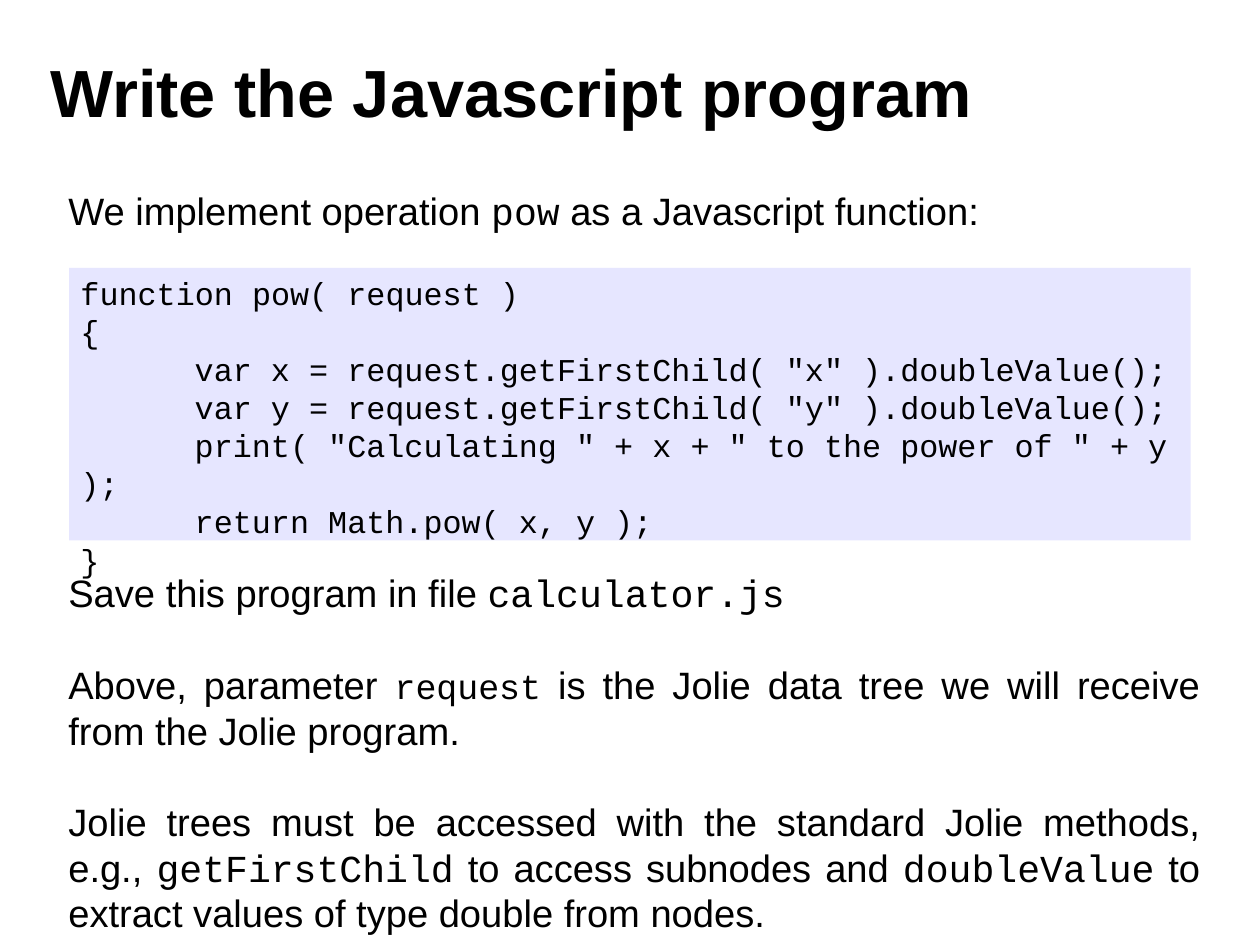
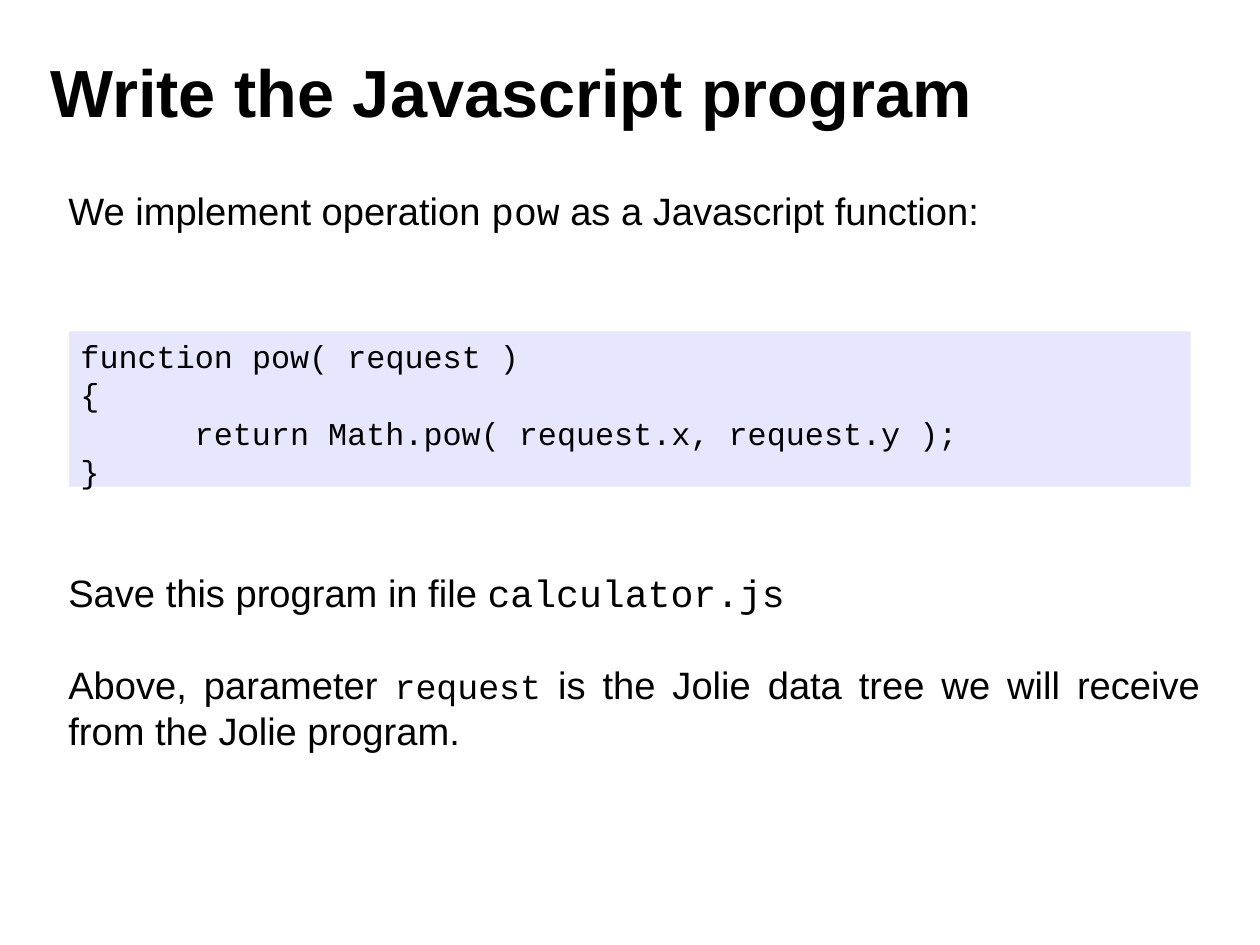
Before and after one commit to jolie/website, a slide deck: slide 4 of www/presentations/javascript.odp. Drawn at 1260x945 pixels with LibreOffice and Linux fonts; fonts in the diff are those of the drawing. Boxes give left, top, right and bottom in pixels: in the first picture for what was removed or moved away, otherwise in the second. Text is boxed around its words. In the diff, an @@ line names an element or a change of style, - is before the commit and + after.

Commit message:
New javascript interface

```diff
--- a/www/presentations/javascript.odp
+++ b/www/presentations/javascript.odp
@@ rectangle "function pow( request )": place and size @@
-rectangle "function pow( request )" at [70,268,1191,540]
+rectangle "function pow( request )" at [70,332,1191,487]
@@ text in rectangle at [195,422,901,452]: text changed @@
-var x = request.getFirstChild( "x" ).doubleValue();
-var y = request.getFirstChild( "y" ).doubleValue();
-print( "Calculating " + x + " to the power of " + y );
-return Math.pow( x, y );
+return Math.pow( request.x, request.y );
@@ text at [68,808,1200,935]: paragraph removed @@
-Jolie trees must be accessed with the standard Jolie methods, e.g., getFirstChild to access subnodes and doubleValue to extract values of type double from nodes.
```
